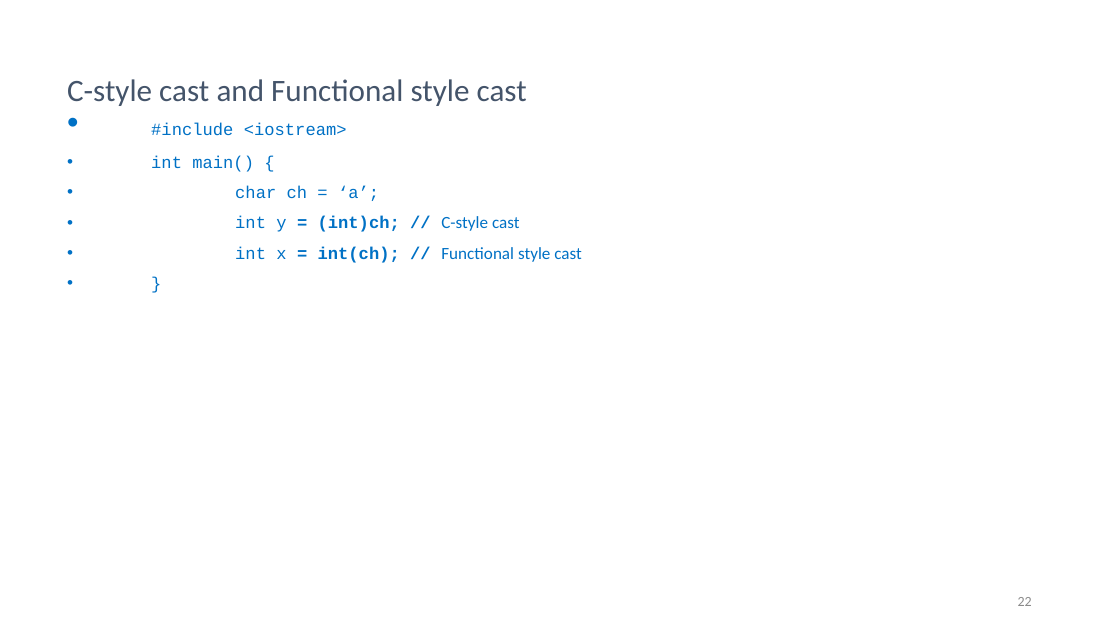
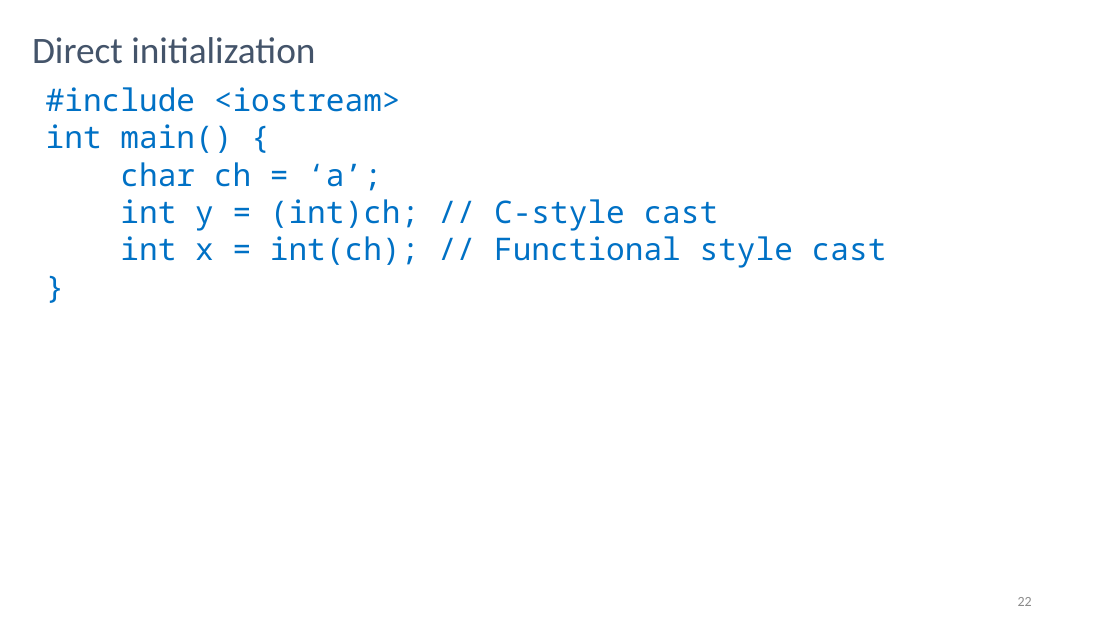
Before and after one commit to rarutyun/cpp-courses, a slide deck: slide 22 of 05_casts/05_Type_Conversion.pptx. Drawn at 1120x630 pixels with LibreOffice and Linux fonts; fonts in the diff are those of the drawing. Boxes give left, top, right and bottom in pixels: in the first picture for what was removed or moved away, otherwise in the second. Text is boxed around its words. In the diff, an @@ line names an element or a change of style, - is before the commit and + after.

```diff
--- a/05_casts/05_Type_Conversion.pptx
+++ b/05_casts/05_Type_Conversion.pptx
@@ title added at [32,37,315,64], 24 pt, text #44546A @@
+Direct initialization
@@ text "#include <iostream>": place and size @@
-text "#include <iostream>" at [151,122,582,263]
+text "#include <iostream>" at [46,87,887,268]
@@ text "#include <iostream>" at [46,87,887,268]: size 11 to 20 pt; font Courier New to Noto Sans Mono in "#include <iostream>", "int main() {", "char ch = ‘a’;", "int y = (int)ch; //" and 2 more places; font Calibri to Noto Sans Mono in "C-style cast", "Functional style cast"; bold off in "= (int)ch; //", "= int(ch); //"; bullet • to none; line spacing 0.9 to 1; less space between paragraphs @@
@@ title removed at [67,79,527,106] @@
-C-style cast and Functional style cast
```
Also in this commit, not shown: 23 other slides changed, 2 other files.
